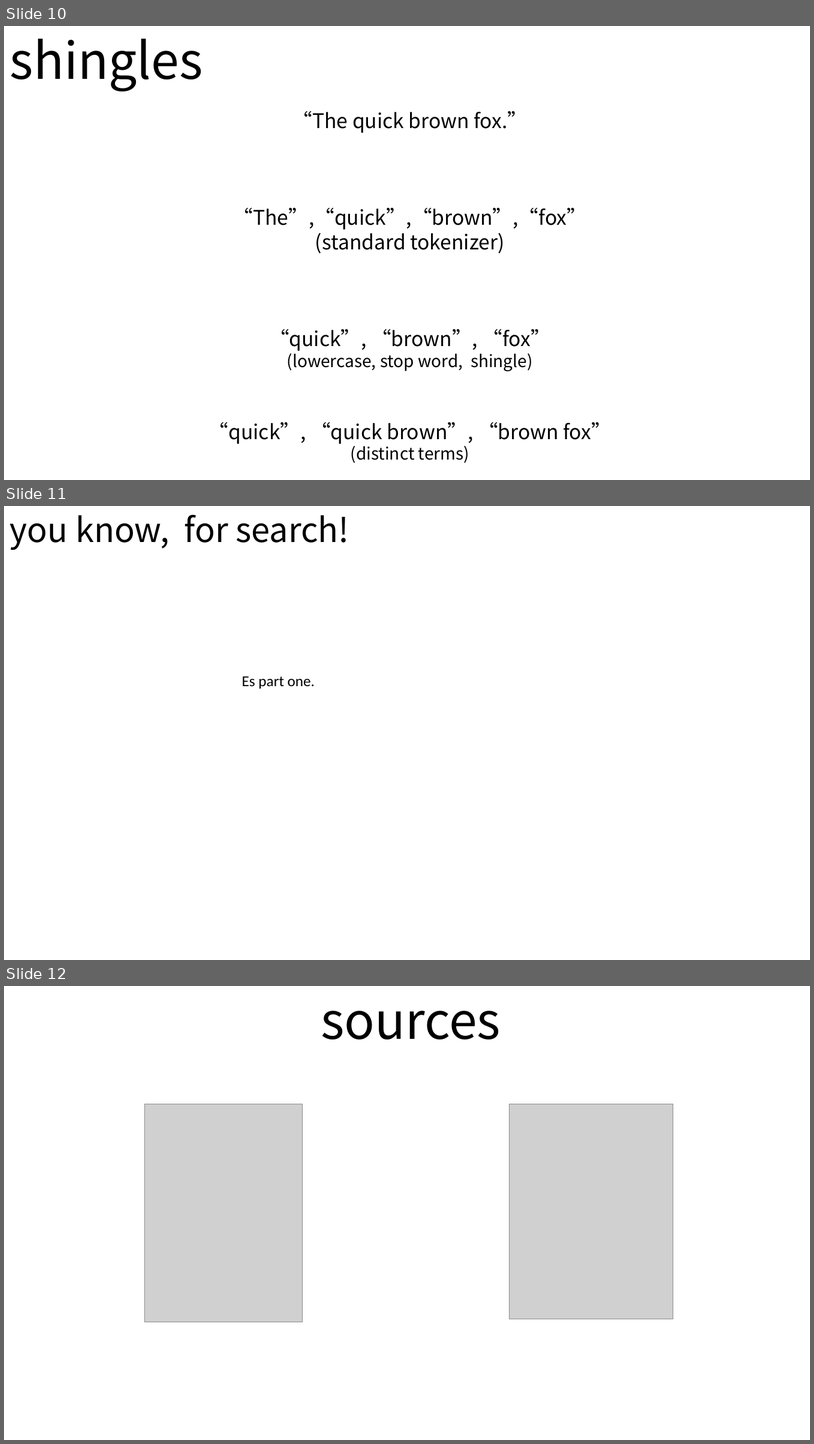
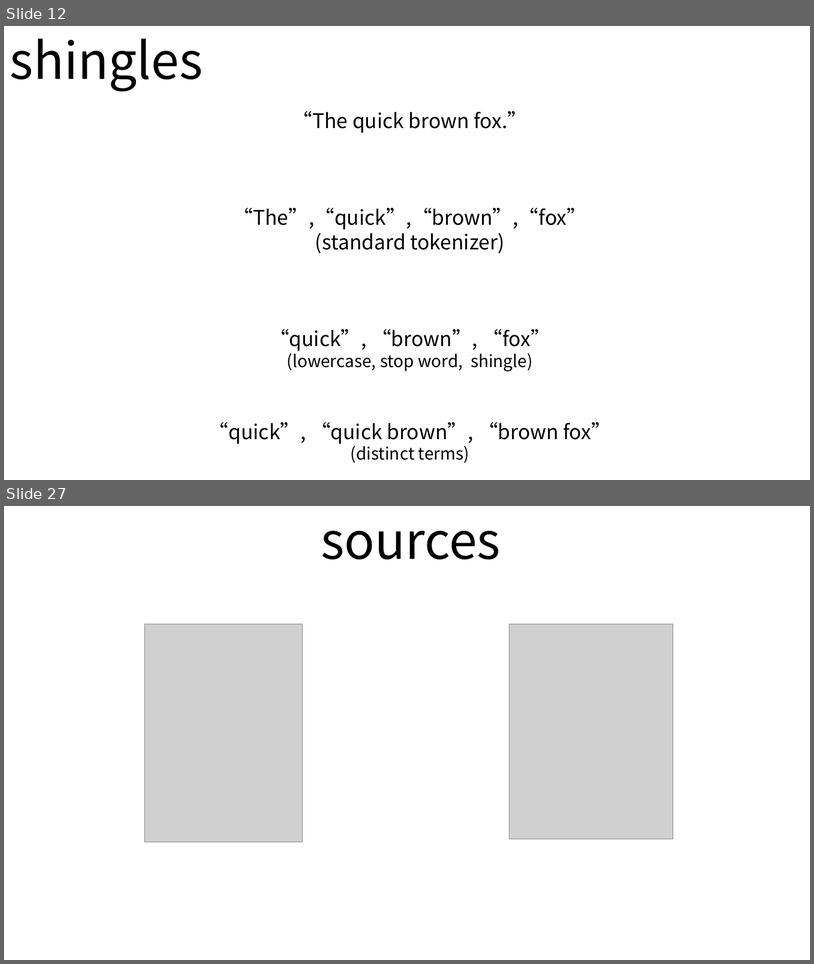
Before and after one commit to andypryor/start_your_search_engines, a slide deck: start_search_engines.pptx. Shown one above the other, each under a label of ours: slides 10, 11 and 12 before the commit, slides 12 and 27 after it; the slides between them are not shown. The pictures are 814x1444 and 814x964 pixels, drawn with LibreOffice and Linux fonts; fonts in the diff are those of the drawing; grey boxes stand for pictures. Boxes give left, top, right and bottom in pixels: in the first picture for what was removed or moved away, otherwise in the second. Text is boxed around its words. In the diff, an @@ line names an element or a change of style, - is before the commit and + after.

```diff
--- a/start_search_engines.pptx
+++ b/start_search_engines.pptx
@@ slide 11 removed at bbox=[4, 506, 810, 960], background #FFFFFF @@
@@ text removed at bbox=[10, 514, 350, 550] @@
-you know, for search!
@@ table removed at bbox=[75, 555, 148, 579], 1 rows, 1 columns @@
-
@@ text removed at bbox=[242, 676, 315, 688] @@
-Es part one.
@@ what was slide 10 is now slide 12 @@
@@ what was slide 12 is now slide 27 @@
```
Also in this commit, not shown: 3 slides changed, 18 slides added, 2 other slides removed, 1 other file.
